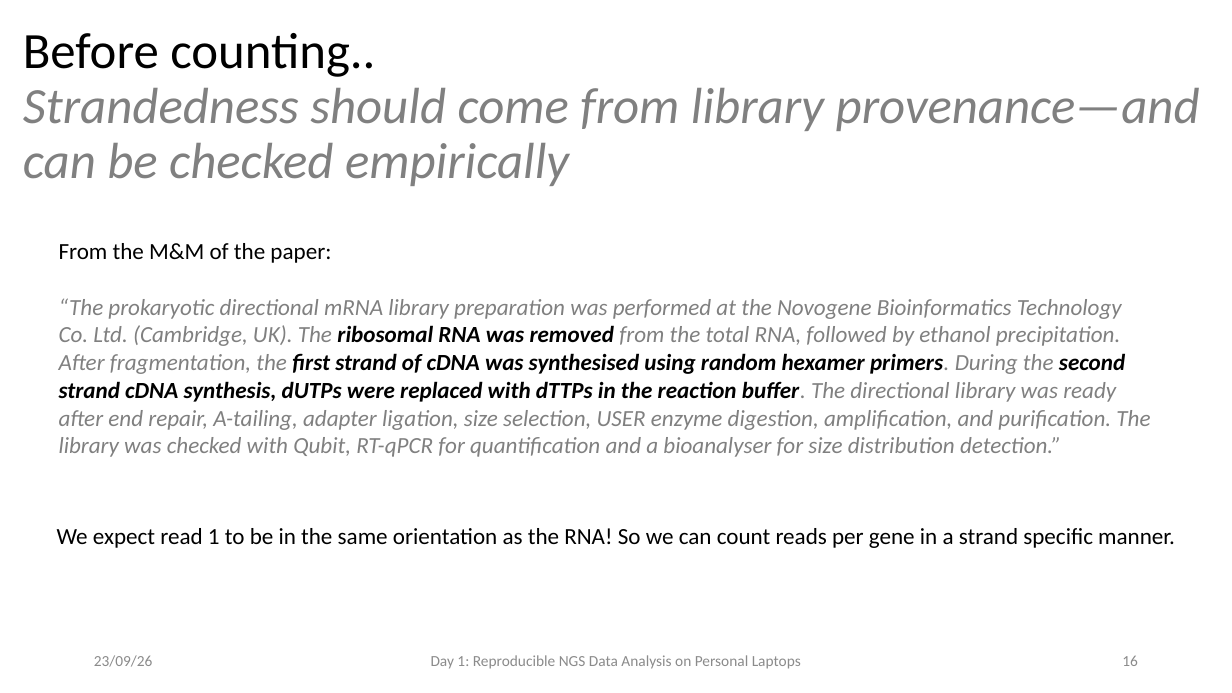
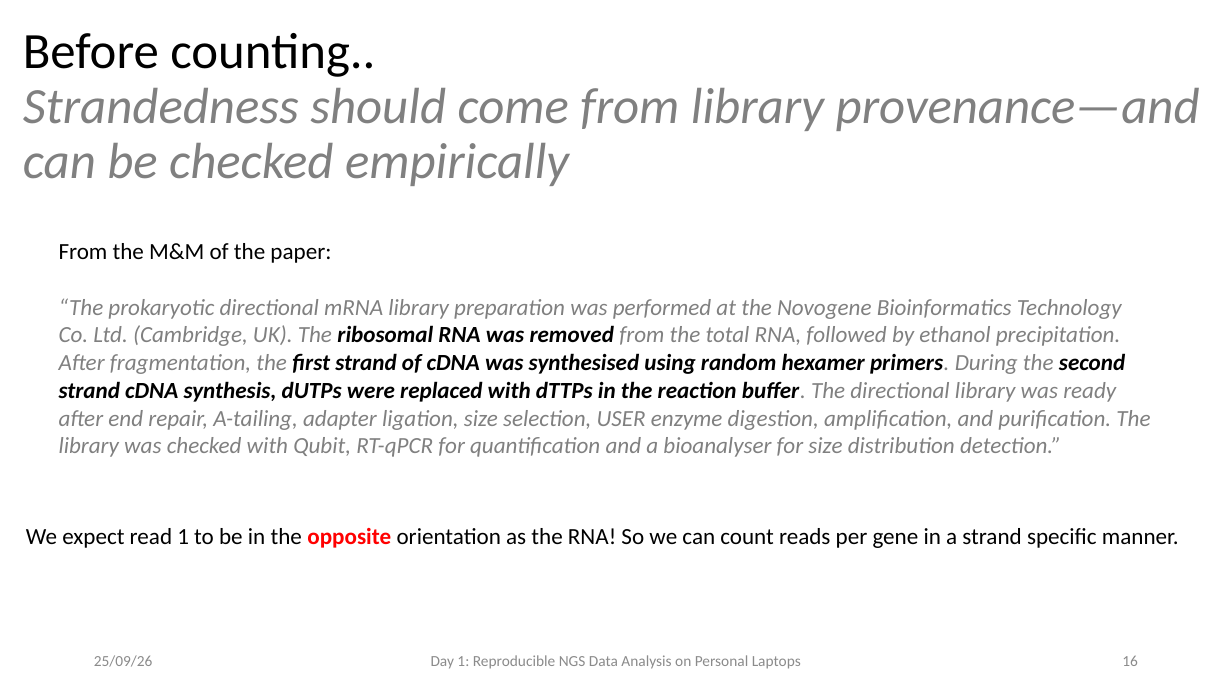
Before and after one commit to fgualdr/reproducible-ngs-workshop, a slide deck: slide 17 of power_point/Day2.pptx. Drawn at 1232x693 pixels with LibreOffice and Linux fonts; fonts in the diff are those of the drawing. Boxes give left, top, right and bottom in pixels: in the first picture for what was removed or moved away, otherwise in the second. Text is boxed around its words. In the diff, an @@ line names an element or a change of style, - is before the commit and + after.

```diff
--- a/power_point/Day2.pptx
+++ b/power_point/Day2.pptx
@@ text at box(26, 528, 1179, 548): text changed @@
-We expect read 1 to be in the same orientation as the RNA! So we can count reads per gene in a strand specific manner.
+We expect read 1 to be in the opposite orientation as the RNA! So we can count reads per gene in a strand specific manner.
@@ text at box(94, 655, 153, 667): text changed @@
-23/09/26
+25/09/26
```
Also in this commit, not shown: 19 other slides changed, 8 slides added, 40 other files.
